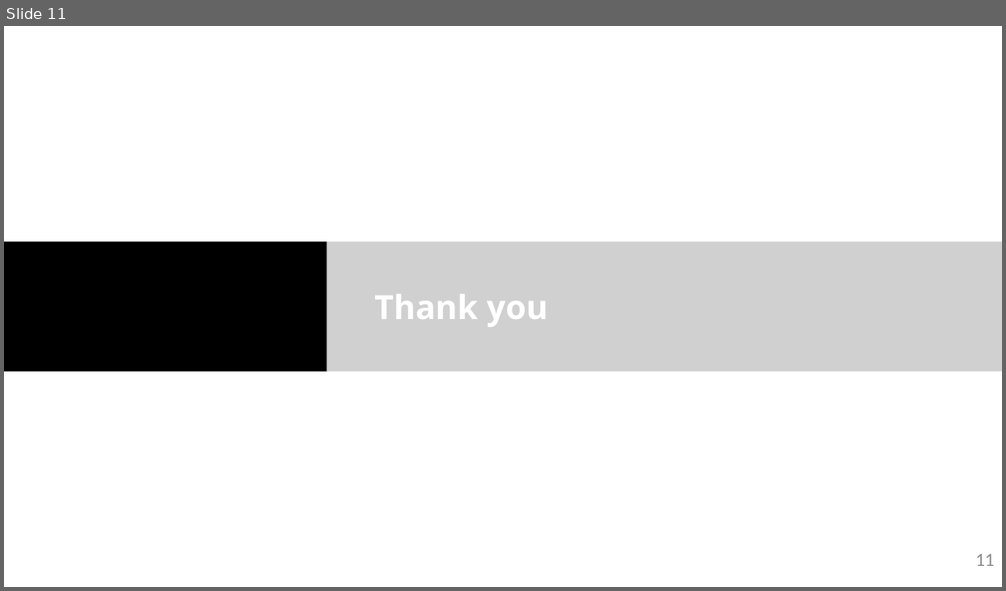
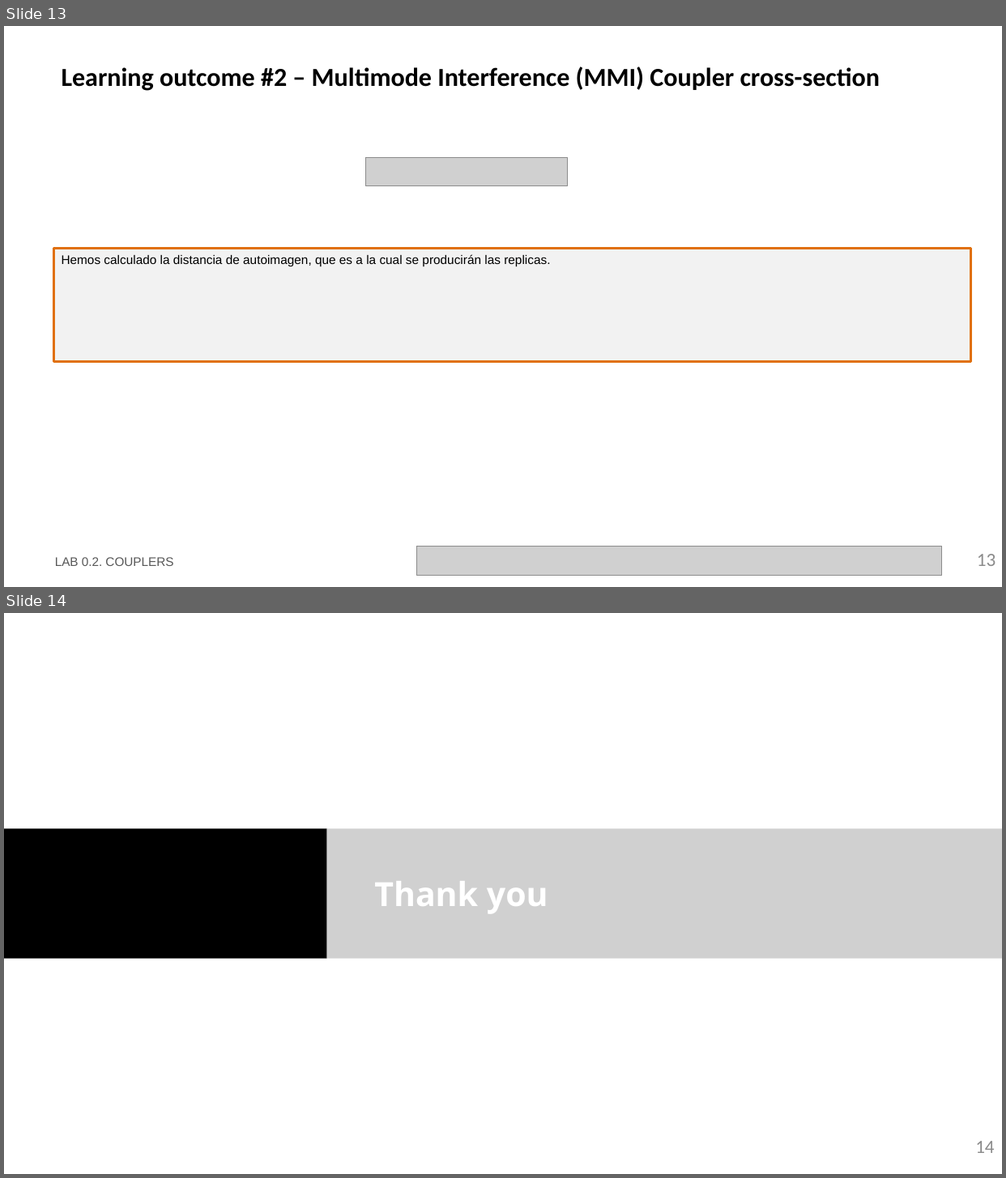
Before and after one commit to RobertoFernandezSevilla/pic-upv-lab0, a slide deck: LabBook_020.pptx. Shown one above the other, each under a label of ours: slide 11 before the commit, slides 13 and 14 after it. The pictures are 1006x591 and 1006x1178 pixels, drawn with LibreOffice and Linux fonts; fonts in the diff are those of the drawing; grey boxes stand for pictures; background and template pictures are left out. Boxes give left, top, right and bottom in pixels: in the first picture for what was removed or moved away, otherwise in the second. Text is boxed around its words. In the diff, an @@ line names an element or a change of style, - is before the commit and + after.

Commit message:
020 coupler casi terminado

```diff
--- a/LabBook_020.pptx
+++ b/LabBook_020.pptx
@@ slide 13 added at (x1=4, y1=26, x2=1002, y2=587), background #FFFFFF @@
@@ title added at (x1=62, y1=66, x2=880, y2=91), 25 pt, text #000000, bold @@
+Learning outcome #2 – Multimode Interference (MMI) Coupler cross-section
@@ picture added at (x1=365, y1=158, x2=568, y2=186) @@
@@ rectangle added at (x1=53, y1=248, x2=970, y2=361), fill #F2F2F2, outline #E0700D 2.25 pt, 12 pt, text #000000 @@
+Hemos calculado la distancia de autoimagen, que es a la cual se producirán las replicas.
@@ text added at (x1=55, y1=557, x2=173, y2=566), 12 pt, text #585858 @@
+LAB 0.2. COUPLERS
@@ picture added at (x1=417, y1=546, x2=942, y2=576) @@
@@ page number added at (x1=977, y1=554, x2=995, y2=566), 18 pt, text #8C8C8C @@
+13
@@ what was slide 11 is now slide 14 @@
@@ page number at (x1=975, y1=1141, x2=994, y2=1153): text changed @@
-11
+14
```
Also in this commit, not shown: 1 slide changed, 2 other slides added, 1 other file.
